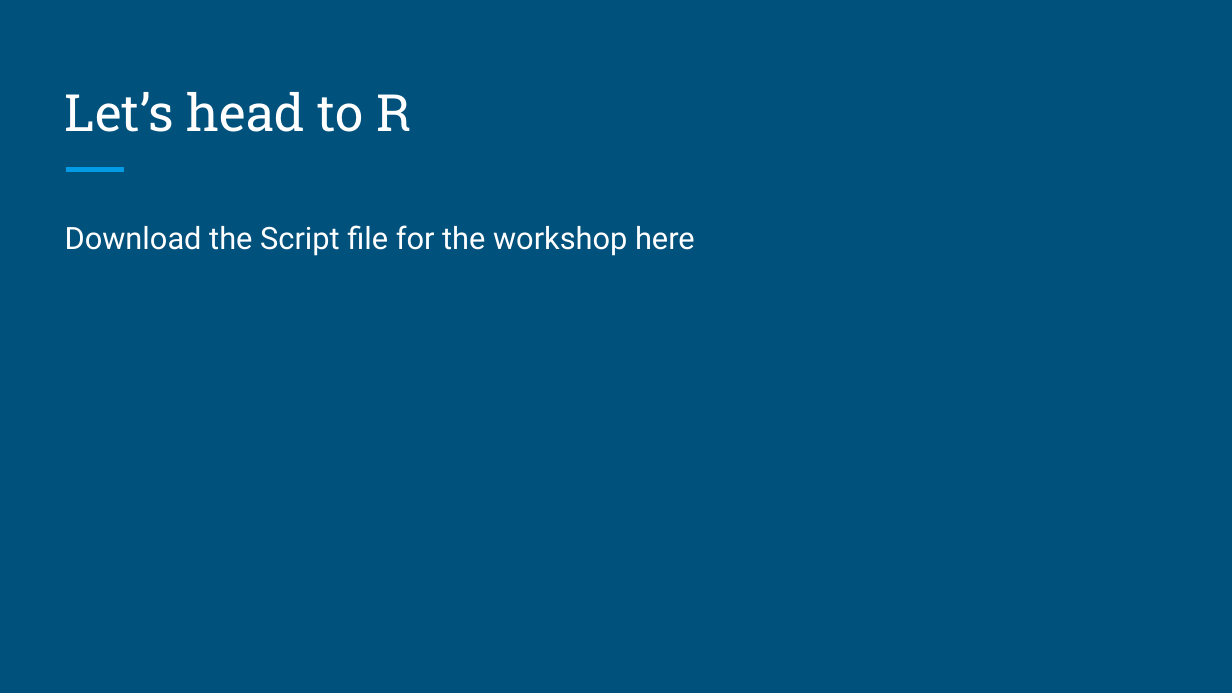
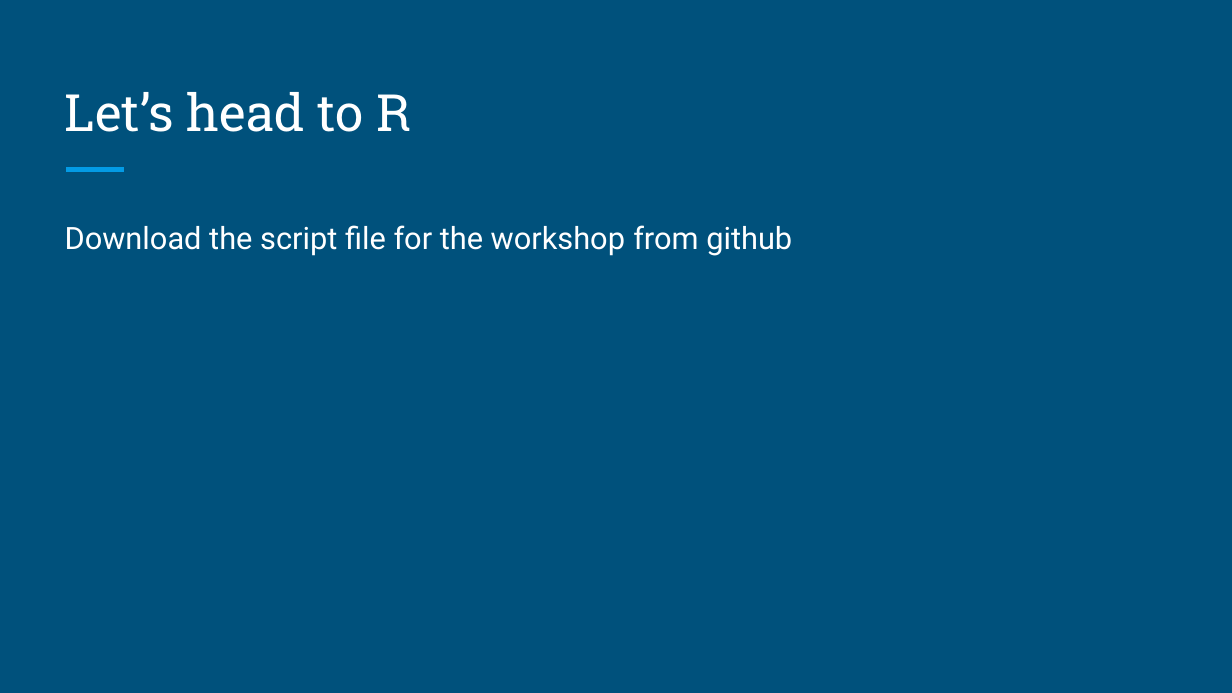
Before and after one commit to brandonyph/APB-Workshop-DataAnalyticsEssentials, a slide deck: slide 19 of Week3-Pipes-and-Iteration/Week 3-Pipes and Iteration.pptx. Drawn at 1232x693 pixels with LibreOffice and Linux fonts; fonts in the diff are those of the drawing. Boxes give left, top, right and bottom in pixels: in the first picture for what was removed or moved away, otherwise in the second. Text is boxed around its words. In the diff, an @@ line names an element or a change of style, - is before the commit and + after.

Commit message:
Updated W3 slides and scripts
Remove functions part in the script and improve overall clarity of the  exercise

```diff
--- a/Week3-Pipes-and-Iteration/Week 3-Pipes and Iteration.pptx
+++ b/Week3-Pipes-and-Iteration/Week 3-Pipes and Iteration.pptx
@@ text at bbox=[65, 225, 792, 256]: text changed @@
-Download the Script file for the workshop here
+Download the script file for the workshop from github
```
Also in this commit, not shown: 1 slide added, 1 slide removed, 3 other files.
